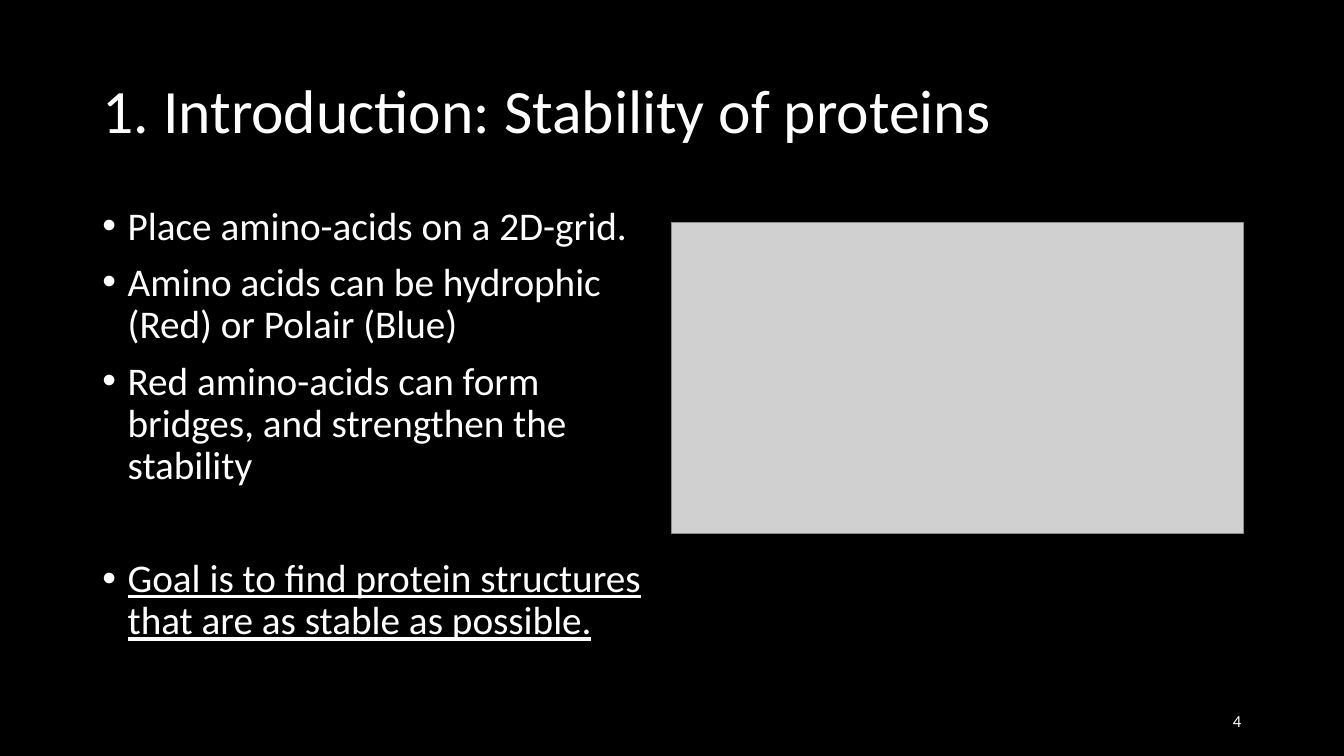
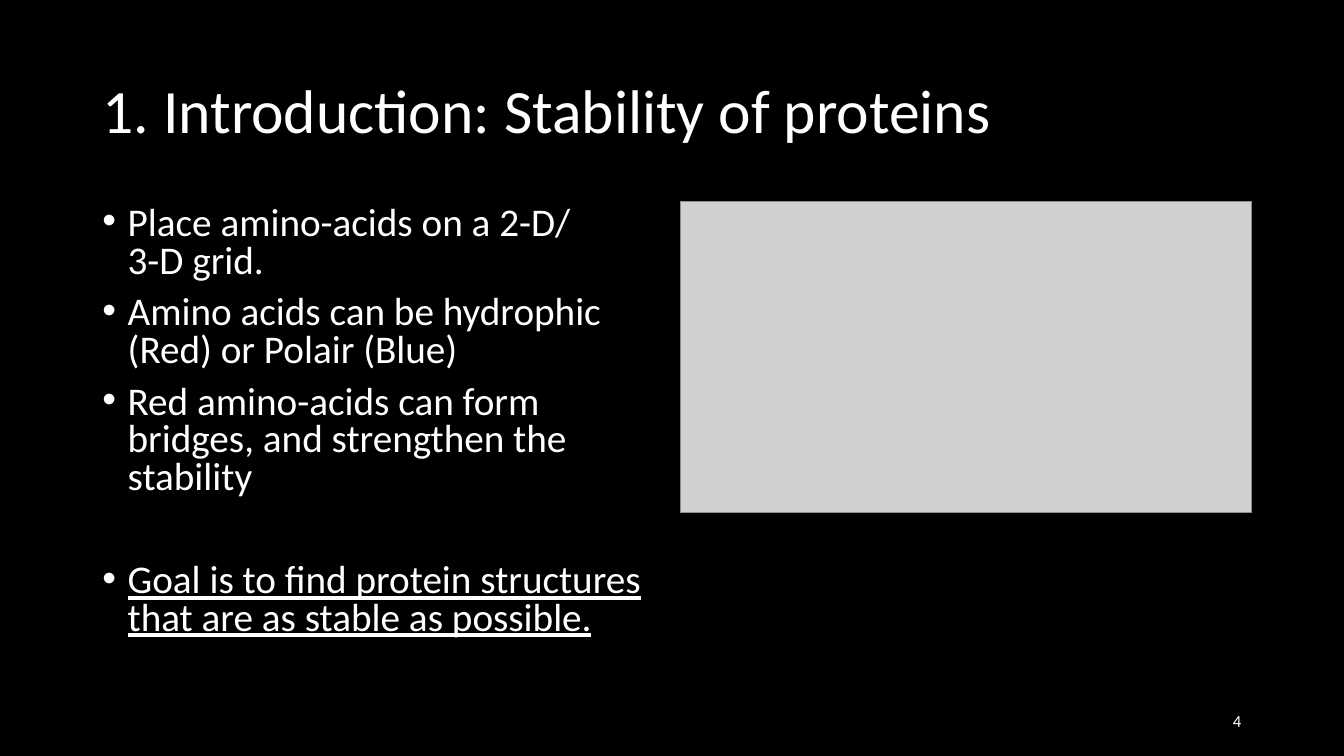
Before and after one commit to Loek21/Protein-Pow-d-er, a slide deck: slide 4 of Documentation/PPP, Week 2, Meeting 1.pptx. Drawn at 1344x756 pixels with LibreOffice and Linux fonts; fonts in the diff are those of the drawing; grey boxes stand for pictures. Boxes give left, top, right and bottom in pixels: in the first picture for what was removed or moved away, otherwise in the second. Text is boxed around its words. In the diff, an @@ line names an element or a change of style, - is before the commit and + after.

Commit message:
PPP: Update
Done:
My slides
Numbering of titles
Added few pictures in my slides
Reformatted presentationformat slide
Removed Datastructure reminder slide

```diff
--- a/Documentation/PPP, Week 2, Meeting 1.pptx
+++ b/Documentation/PPP, Week 2, Meeting 1.pptx
@@ text at bbox=[128, 208, 570, 281]: text changed @@
-• Place amino-acids on a 2D-grid.
+• Place amino-acids on a 2-D/
+  3-D grid.
@@ picture: place and size @@
-picture at bbox=[673, 222, 1244, 533]
+picture at bbox=[681, 202, 1252, 513]
@@ text at bbox=[128, 297, 640, 638]: line spacing 0.9 to 0.8 @@
```
Also in this commit, not shown: 14 other slides changed, 2 other files.
